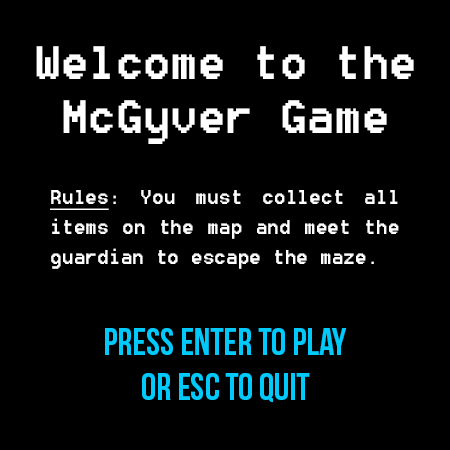
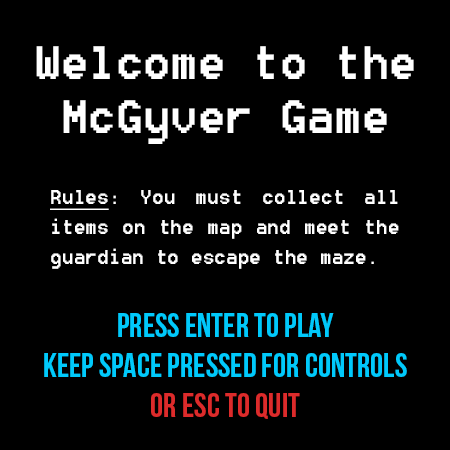
The second w=450, h=450 image is a revision of the first. Changes to its layers:
renamed "Press enter to play or esc to quit" to "Press enter to play keep space pressed for controls or esc to q", painted on it over <box>44,313,407,419</box>
